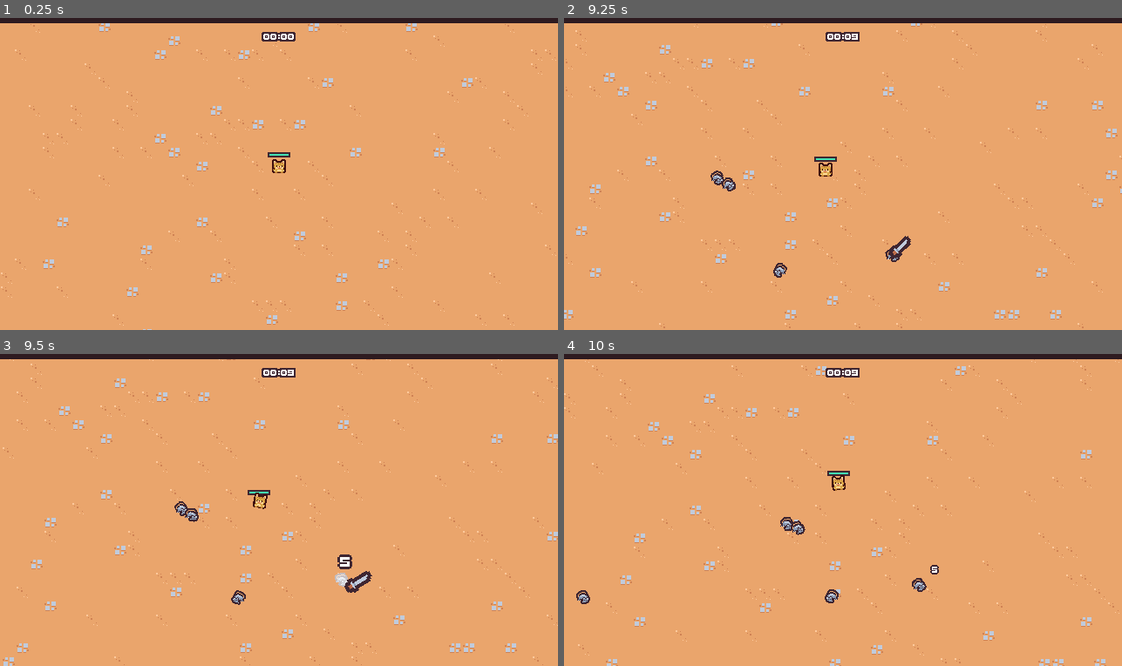
Above: before the commit, frames 1-4 (two rows, left to right).
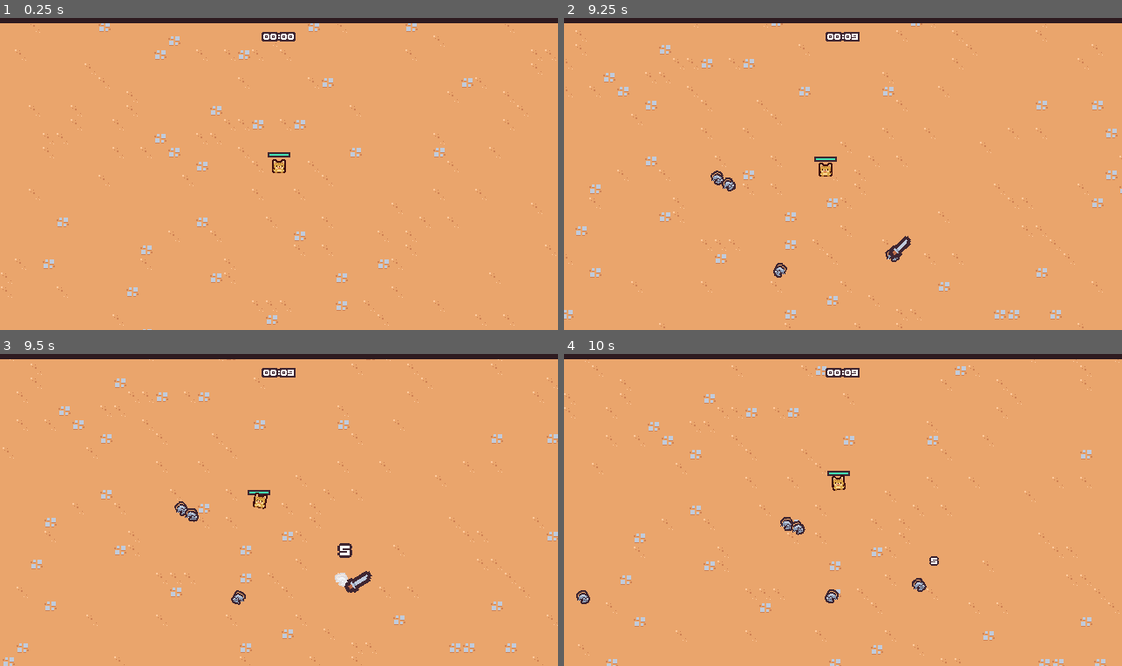
Above: after the commit, the same moments.

Repository: sorunaway/2d_survivors_demo_by_Godot
Game: Godot game, scene res://scenes/main/Main.tscn
The game is run twice, just before and just after one commit, with the same random seed, the same clock (stepped at 60 frames per second) and the same inputs.
Inputs (mouse positions are in pixels of both pictures, inside the frame that each line leads up to):
- Up to frame 1 (0.25 s): no input
- Up to frame 2 (9.25 s): tap Enter at 0.5 s; move the mouse to (965, 158) at 0.52 s; press the mouse at (965, 158) at 0.53 s; hold D (move_right) 0.53-1.28 s; move the mouse to (731, 189) at 1.27 s; release the mouse at (731, 189) at 1.28 s; hold S (move_down) 1.28-2.03 s; click (731, 189) at 1.35 s; move the mouse to (898, 105) at 2.02 s; press the mouse at (898, 105) at 2.03 s; hold D (move_right) 2.03-2.78 s; move the mouse to (815, 236) at 2.77 s; release the mouse at (815, 236) at 2.78 s; hold W (move_up) 2.78-3.53 s; click (815, 236) at 2.85 s; move the mouse to (1010, 220) at 3.52 s; press the mouse at (1010, 220) at 3.53 s; hold A (move_left) 3.53-5.03 s; move the mouse to (675, 127) at 4.27 s; release the mouse at (675, 127) at 4.28 s; click (675, 127) at 4.35 s; move the mouse to (870, 174) at 5.02 s; press the mouse at (870, 174) at 5.03 s; hold S (move_down) 5.03-5.78 s; move the mouse to (759, 96) at 5.77 s; release the mouse at (759, 96) at 5.78 s; hold D (move_right) 5.78-6.53 s; click (759, 96) at 5.85 s; move the mouse to (965, 158) at 6.52 s; press the mouse at (965, 158) at 6.53 s; hold W (move_up) 6.53-7.28 s; move the mouse to (731, 189) at 7.27 s; release the mouse at (731, 189) at 7.28 s; hold D (move_right) 7.28-8.03 s; click (731, 189) at 7.35 s; move the mouse to (898, 105) at 8.02 s; press the mouse at (898, 105) at 8.03 s; hold S (move_down) 8.03-8.78 s; move the mouse to (815, 236) at 8.77 s; release the mouse at (815, 236) at 8.78 s; hold A (move_left) from 8.78 s (still down); click (815, 236) at 8.85 s
- Up to frame 3 (9.5 s): keep holding A (move_left)
- Up to frame 4 (10 s): move the mouse to (1010, 556) at 9.52 s; release A (move_left) at 9.53 s; press the mouse at (1010, 556) at 9.53 s; hold W (move_up) from 9.53 s (still down)

Frames 1-2 are identical in both runs. In frame 3, 0.2% of the frame differs, in the area x 60-64%, y 60-75%; in frame 4, less than 0.1%.

Commit message:
调整伤害闪光和跳字

Diff:
--- a/scenes/component/hit_flash_component.gd
+++ b/scenes/component/hit_flash_component.gd
@@ -17,5 +17,5 @@
 
 	(sprite.material as ShaderMaterial).set_shader_parameter("lerp_percent", 1.0)
 	hit_flash_tween = create_tween()
-	hit_flash_tween.tween_property(sprite.material, "shader_parameter/lerp_percent", 0.0, 0.25)\
+	hit_flash_tween.tween_property(sprite.material, "shader_parameter/lerp_percent", 0.0, 0.3)\
 	.set_ease(Tween.EASE_IN).set_trans(Tween.TRANS_CUBIC)
--- a/scenes/ui/floating_text.gd
+++ b/scenes/ui/floating_text.gd
@@ -11,14 +11,17 @@
 	var tween = create_tween()
 	tween.set_parallel()
 
-	tween.tween_property(self, "global_position", global_position + (Vector2.UP * 16), 0.4)\
+	tween.tween_property(self, "global_position", global_position + (Vector2.UP * 32), 0.4)\
 	.set_ease(Tween.EASE_OUT).set_trans(Tween.TRANS_CUBIC)
 	tween.chain()
 
-	tween.tween_property(self, "global_position", global_position + (Vector2.UP * 48), 0.5)\
+	tween.tween_property(self, "global_position", global_position + (Vector2.DOWN * 4), 0.8)\
 	.set_ease(Tween.EASE_IN).set_trans(Tween.TRANS_CUBIC)
-	tween.tween_property(self, "scale", Vector2(0.2, 0.8), 0.5)\
+	tween.tween_property(self, "scale", Vector2(0.8, 0.8), 0.8)\
 	.set_ease(Tween.EASE_IN).set_trans(Tween.TRANS_CUBIC)
+	tween.tween_property(self, "modulate", Color(1.0, 1.0, 1.0, 0.0), 0.5).set_delay(0.3)\
+	.set_ease(Tween.EASE_IN).set_trans(Tween.TRANS_CUBIC)
+
 	tween.chain()
 
 	tween.tween_callback(queue_free)
